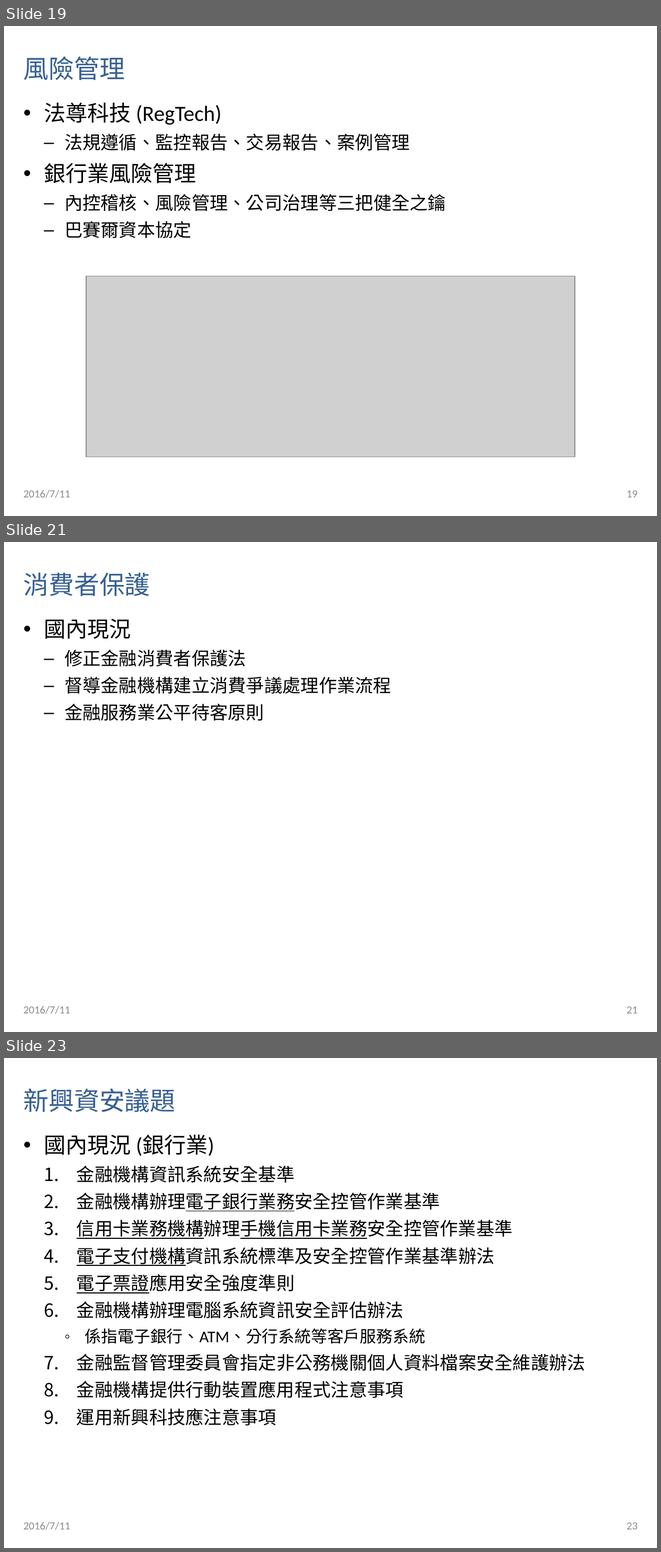
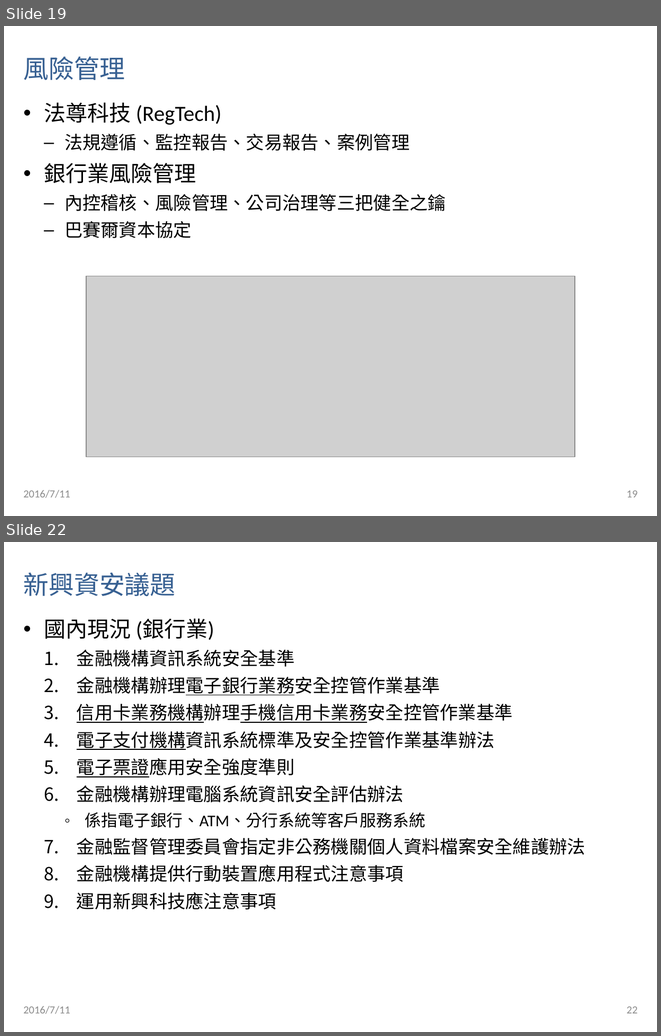
Before and after one commit to CpOuyang/custom, a slide deck: 20160712 - 金融科技白皮書(部會).pptx. Shown one above the other, each under a label of ours: slides 19, 21 and 23 before the commit, slides 19 and 22 after it; the slides between them are not shown. The pictures are 661x1552 and 661x1036 pixels, drawn with LibreOffice and Linux fonts; fonts in the diff are those of the drawing; grey boxes stand for pictures. Boxes give left, top, right and bottom in pixels: in the first picture for what was removed or moved away, otherwise in the second. Text is boxed around its words. In the diff, an @@ line names an element or a change of style, - is before the commit and + after.

```diff
--- a/20160712 - 金融科技白皮書(部會).pptx
+++ b/20160712 - 金融科技白皮書(部會).pptx
@@ slide 21 removed at [4, 542, 657, 1032], background #FFFFFF @@
@@ title removed at [24, 572, 150, 596] @@
-消費者保護
@@ text removed at [44, 619, 391, 721] @@
-• 國內現況
-  – 修正金融消費者保護法
-  – 督導金融機構建立消費爭議處理作業流程
-  – 金融服務業公平待客原則
@@ text removed at [24, 1006, 71, 1014] @@
-2016/7/11
@@ page number removed at [627, 1006, 638, 1013] @@
-21
@@ what was slide 23 is now slide 22 @@
@@ page number at [627, 1006, 638, 1013]: text changed @@
-23
+22
```
Also in this commit, not shown: 3 slides changed, 2 slides added, 2 other slides removed.
